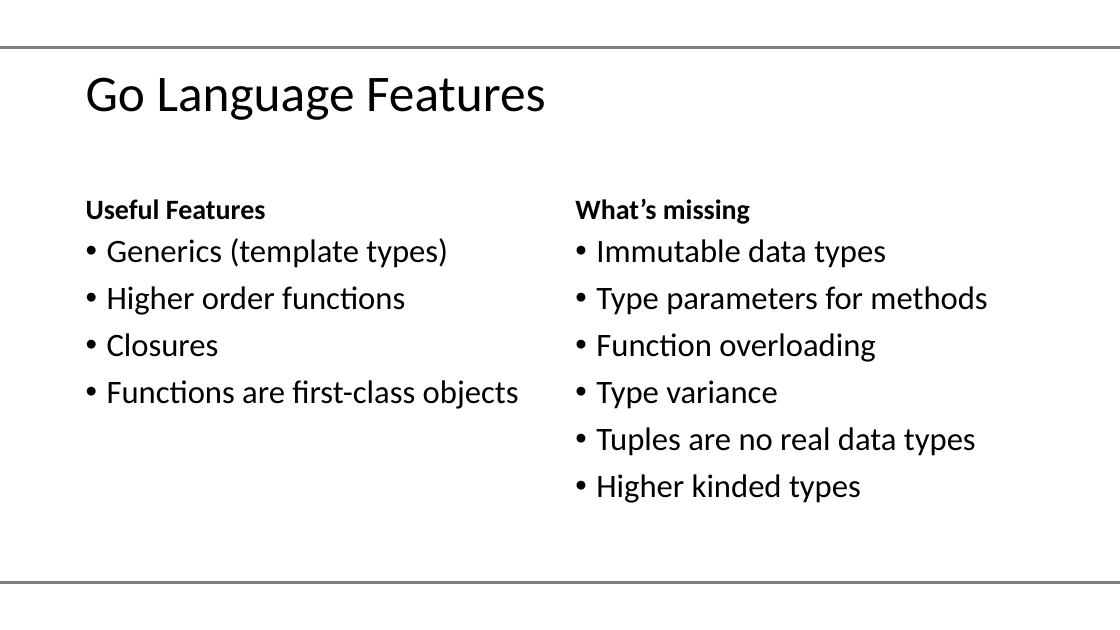
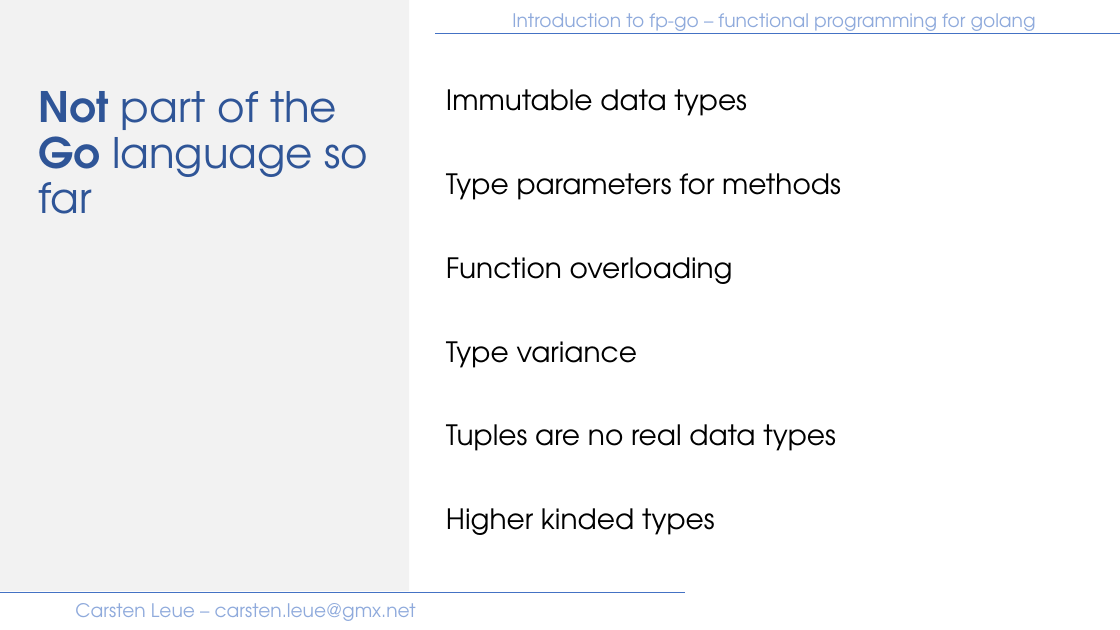
Before and after one commit to IBM/fp-go, a slide deck: slide 10 of samples/presentation/introduction.pptx (slide 5 before the commit). Drawn at 1120x630 pixels with LibreOffice and Linux fonts; fonts in the diff are those of the drawing; background and template pictures are left out. Boxes give left, top, right and bottom in pixels: in the first picture for what was removed or moved away, otherwise in the second. Text is boxed around its words. In the diff, an @@ line names an element or a change of style, - is before the commit and + after.

```diff
--- a/samples/presentation/introduction.pptx
+++ b/samples/presentation/introduction.pptx
@@ rectangle added at [0, 0, 409, 592], fill #F2F2F2 @@
@@ text "Introduction to fp-go – functional ...": place and size @@
-text "Introduction to fp-go – functional ..." at [825, 286, 863, 310]
+text "Introduction to fp-go – functional ..." at [512, 13, 1036, 34]
@@ text "Introduction to fp-go – functional ..." at [512, 13, 1036, 34]: size 18 to 16 pt, font Calibri to TeX Gyre Adventor, text colour #FFFFFF to #8FAADC @@
@@ rectangle removed at [0, 48, 1120, 583] @@
@@ line removed from (0, 48) to (1120, 48) @@
@@ line added from (1120, 34) to (435, 34), #4472C4 0.5 pt @@
@@ title removed at [86, 77, 545, 120] @@
-Go Language Features
@@ text "Immutable data types": place and size @@
-text "Immutable data types" at [596, 239, 987, 503]
+text "Immutable data types" at [446, 89, 841, 535]
@@ text "Immutable data types" at [446, 89, 841, 535]: size 28 to 24 pt, font Calibri to TeX Gyre Adventor; bullet • to none @@
@@ title added at [38, 91, 369, 214], 36 pt, text #2F5597 @@
+Not part of the Go language so far
@@ text removed at [86, 199, 266, 220] @@
-Useful Features
@@ text removed at [575, 199, 750, 224] @@
-What’s missing
@@ text removed at [107, 238, 519, 409] @@
-• Generics (template types)
-• Higher order functions
-• Closures
-• Functions are first-class objects
@@ line removed from (0, 582) to (1120, 582) @@
@@ line added from (685, 592) to (0, 592), #4472C4 0.5 pt @@
@@ text at [75, 603, 416, 621]: text changed; size 18 to 16 pt; font Calibri to TeX Gyre Adventor; text colour #FFFFFF to #8FAADC @@
-Carsten Leue – carsten.leue@de.ibm.com
+Carsten Leue – carsten.leue@gmx.net
```
Also in this commit, not shown: 25 other slides changed, 4 slides added.
